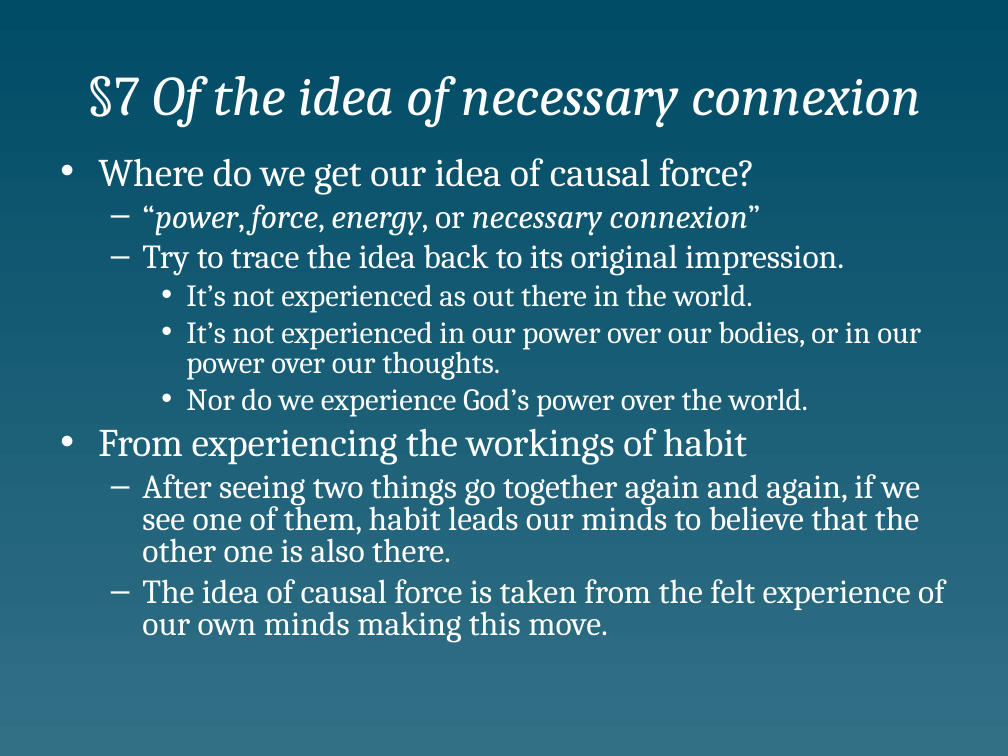
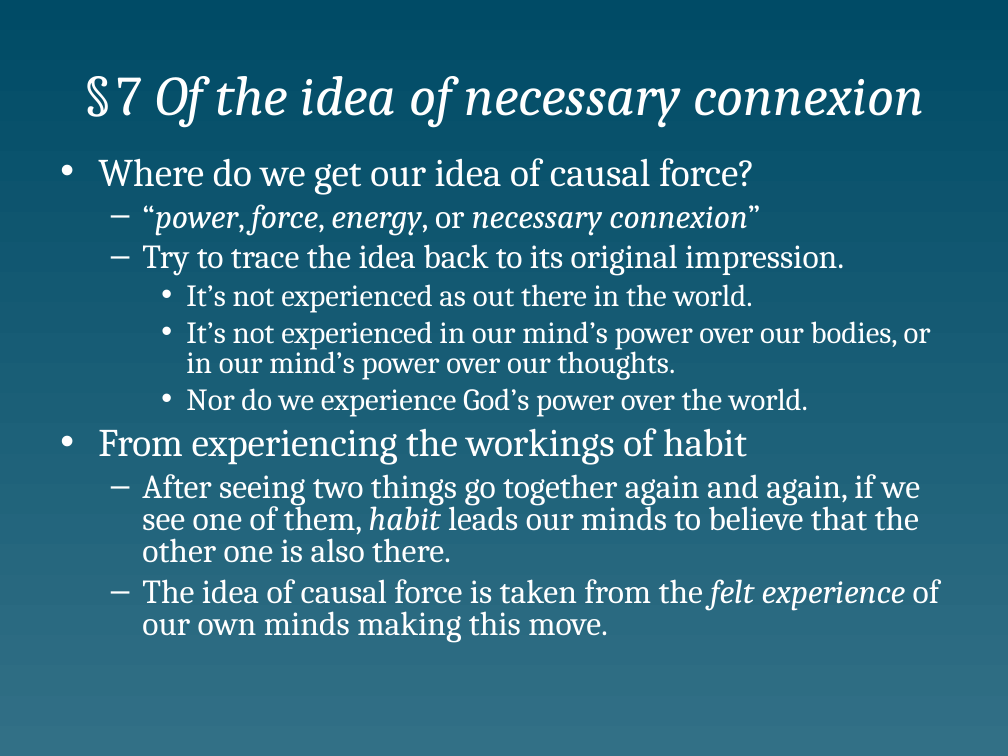
Before and after one commit to colemitchell/colemitchell.github.io, a slide deck: slide 34 of PHIL2220/Hume.ppt. Drawn at 1008x756 pixels with LibreOffice and Linux fonts; fonts in the diff are those of the drawing. Boxes give left, top, right and bottom in pixels: in the first picture for what was removed or moved away, otherwise in the second. Text is boxed around its words. In the diff, an @@ line names an element or a change of style, - is before the commit and + after.

```diff
--- a/PHIL2220/Hume.ppt
+++ b/PHIL2220/Hume.ppt
@@ title at (116,76,924,128): spaces changed @@
-§7 Of the idea of necessary connexion
+§ 7 Of the idea of necessary connexion
@@ text at (186,321,931,380): text changed @@
-    • It’s not experienced in our power over our bodies, or in our power over our thoughts.
+    • It’s not experienced in our mind’s power over our bodies, or in our mind’s power over our thoughts.
@@ text at (142,474,940,643): italic on in "habit", "felt experience" @@
```
Also in this commit, not shown: 13 other slides changed, 6 other files.
